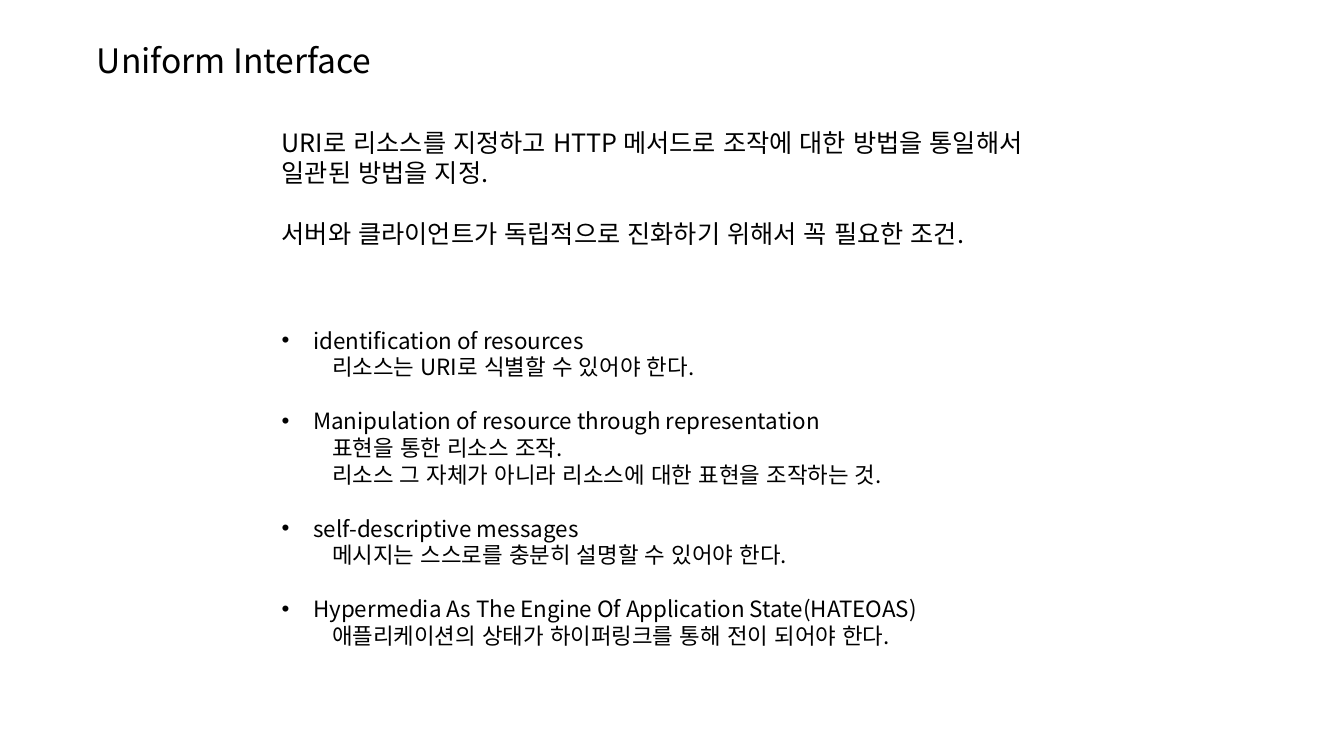
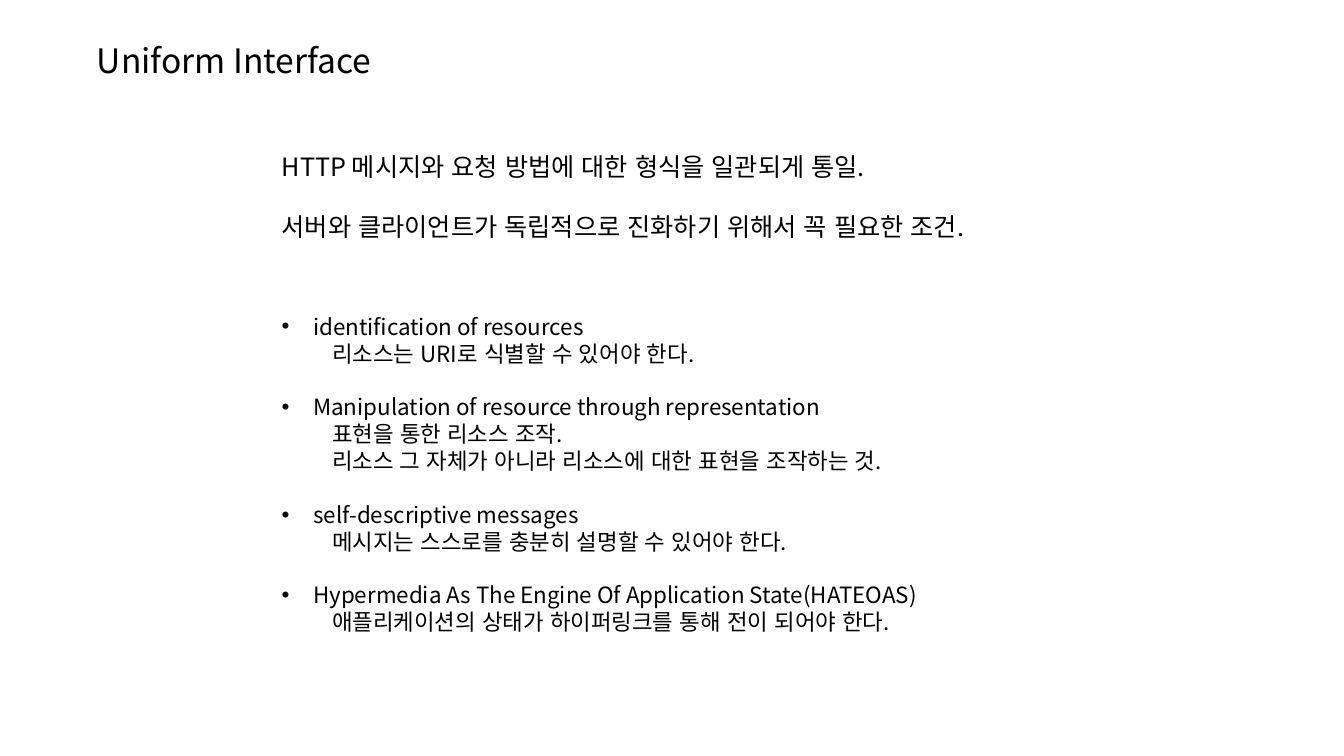
Before and after one commit to joonYK/study-boot-rest, a slide deck: slide 15 of SpringBoot Rest API.pptx. Drawn at 1344x756 pixels with LibreOffice and Linux fonts; fonts in the diff are those of the drawing. Boxes give left, top, right and bottom in pixels: in the first picture for what was removed or moved away, otherwise in the second. Text is boxed around its words. In the diff, an @@ line names an element or a change of style, - is before the commit and + after.

```diff
--- a/SpringBoot Rest API.pptx
+++ b/SpringBoot Rest API.pptx
@@ text "HTTP 메시지와 요청 방법에 대한 ...": place and size @@
-text "HTTP 메시지와 요청 방법에 대한 ..." at box(282, 131, 1023, 245)
+text "HTTP 메시지와 요청 방법에 대한 ..." at box(282, 155, 964, 238)
@@ text at box(282, 155, 865, 178): text changed @@
-URI로 리소스를 지정하고 HTTP 메서드로 조작에 대한 방법을 통일해서 일관된 방법을 지정.
+HTTP 메시지와 요청 방법에 대한 형식을 일관되게 통일.
@@ text "identification of resources": place and size @@
-text "identification of resources" at box(313, 331, 917, 646)
+text "identification of resources" at box(313, 317, 917, 632)
```
Also in this commit, not shown: 15 other slides changed.
